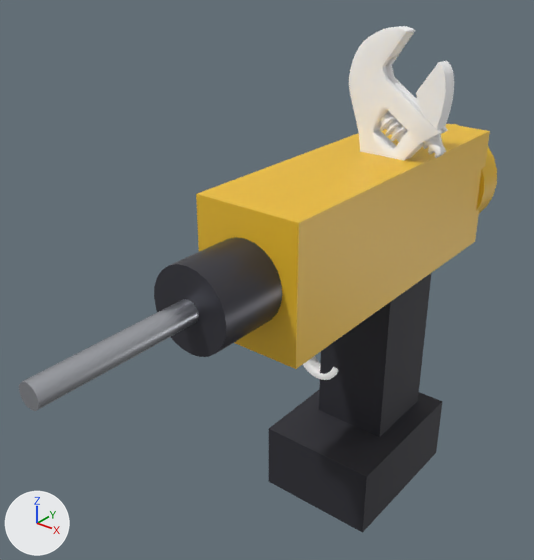
What one commit did to the glTF model frontend/public/mascot/props/classic.glb.
Before and after are seen from a 50 mm camera at (0.198, -0.364, 0.229) aimed at (-0.023, -0.087, 0.057). Arrows for +X, +Y and +Z are at lower left; the lights stay in place. The first picture is the older version. Vertices at exactly the same position are counted once.

In view in the first picture: 'anchor_neg', 'anchor_pos'.
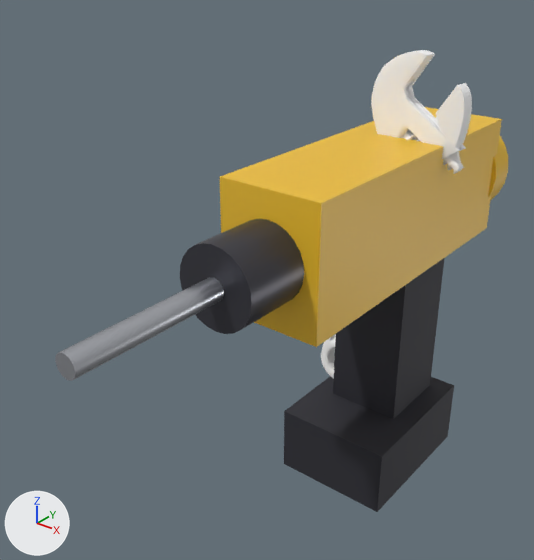
Changed parts and their boxes (x1, y1, x2, y2) in the pictures (534 x 560 px):
'anchor_pos', moved
    before: (19, 124, 497, 533)
    after: (55, 107, 508, 512)
'anchor_neg', moved
    before: (303, 26, 454, 380)
    after: (321, 50, 472, 378)

Edits to the bpy script that builds the scene:
```text
Change me_props_pos:
    used by ob_anchor_pos; location = (0.0, 0.0, 0.0)
    remove me_props_pos.from_pydata(...)  # 150 vertices, 276 faces; spans x -0.036..0.036, y -0.248..0.075, z -0.098..0.116
    add me_props_pos.from_pydata(...)  # 150 vertices, 276 faces; spans x -0.036..0.036, y -0.232..0.091, z -0.094..0.12
    me_props_pos part 1: the whole mesh is moved by (0.0, 0.016, 0.004)
Change me_props_neg:
    used by ob_anchor_neg; location = (0.0, 0.0, 0.0)
    remove me_props_neg.from_pydata(...)  # 2977 vertices, 5912 faces; spans x -0.039..0.039, y -0.035..-0.014, z -0.032..0.181
    add me_props_neg.from_pydata(...)  # 2977 vertices, 5912 faces; spans x -0.039..0.039, y -0.011..0.011, z -0.047..0.167
    me_props_neg part 2: the whole mesh is moved by (0.0, 0.024, -0.015)
```
